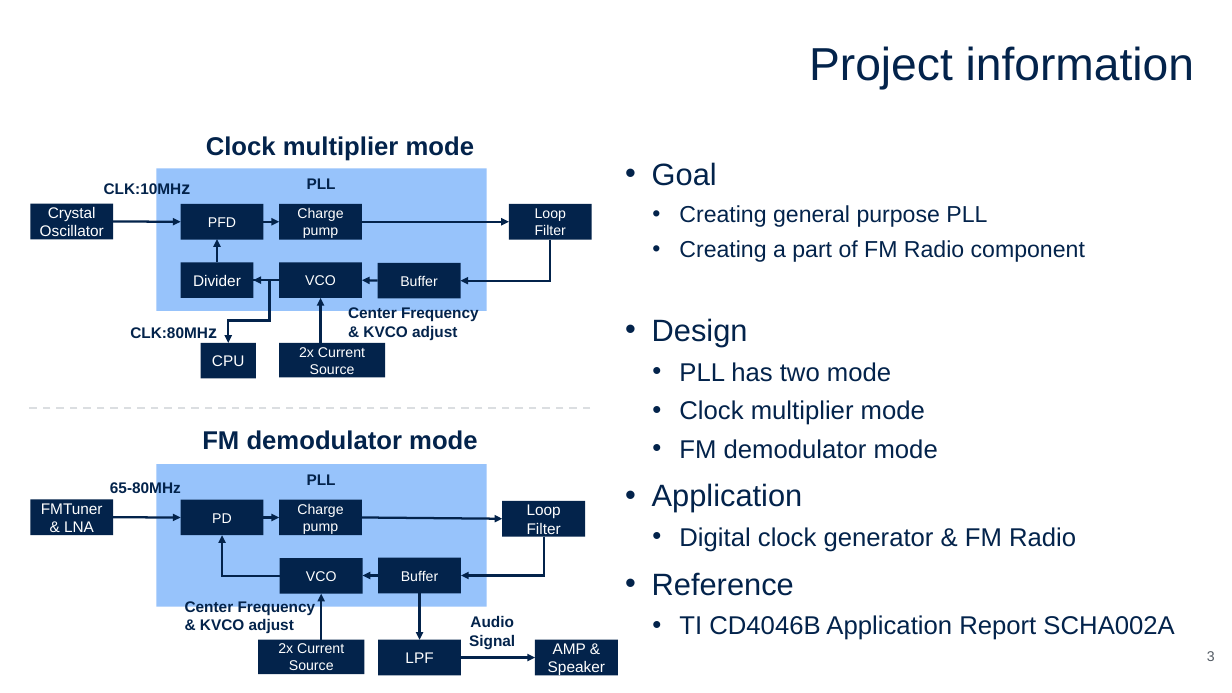
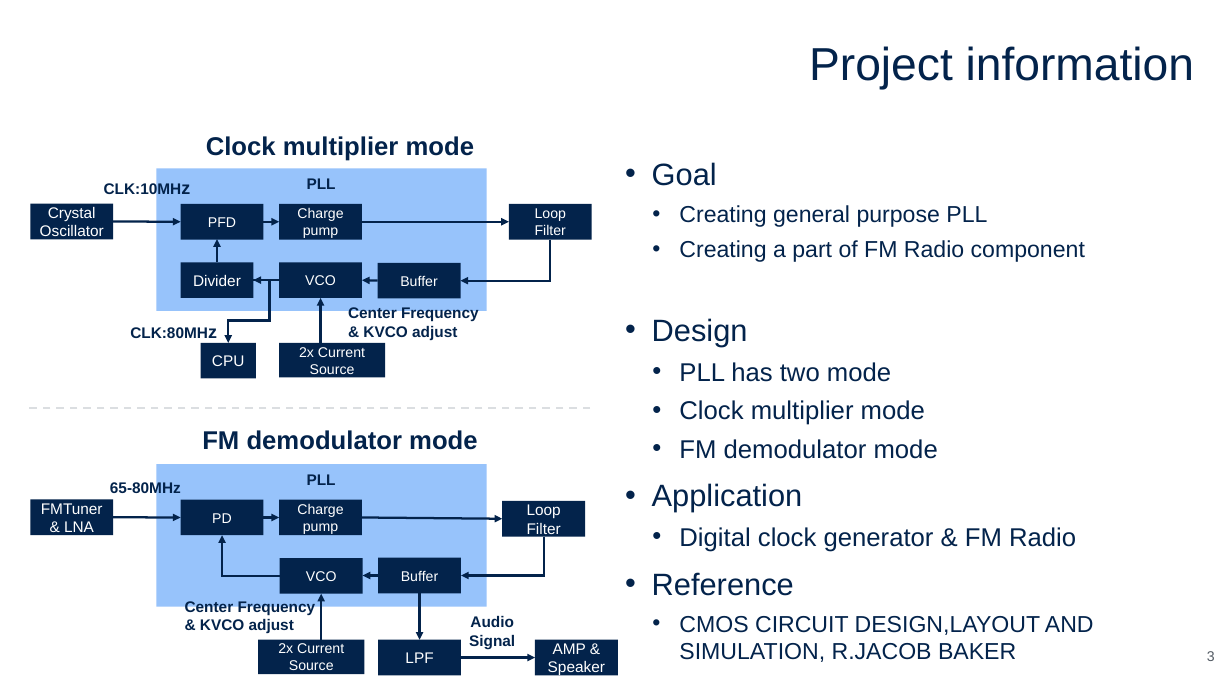
Before and after one commit to yutaka-kotani-stj/2026_sscs_gf180, a slide deck: slide 3 of proposal/proposal_super_long_wave.pptx. Drawn at 1232x693 pixels with LibreOffice and Linux fonts; fonts in the diff are those of the drawing. Boxes give left, top, right and bottom in pixels: in the first picture for what was removed or moved away, otherwise in the second. Text is boxed around its words. In the diff, an @@ line names an element or a change of style, - is before the commit and + after.

```diff
--- a/proposal/proposal_super_long_wave.pptx
+++ b/proposal/proposal_super_long_wave.pptx
@@ text at (679, 616, 1094, 662): text changed; size 20 to 18 pt @@
-  • TI CD4046B Application Report SCHA002A
+  • CMOS CIRCUIT DESIGN,LAYOUT AND SIMULATION, R.JACOB BAKER
```
Also in this commit, not shown: 1 other slide changed, 1 slide added, 2 other files.
